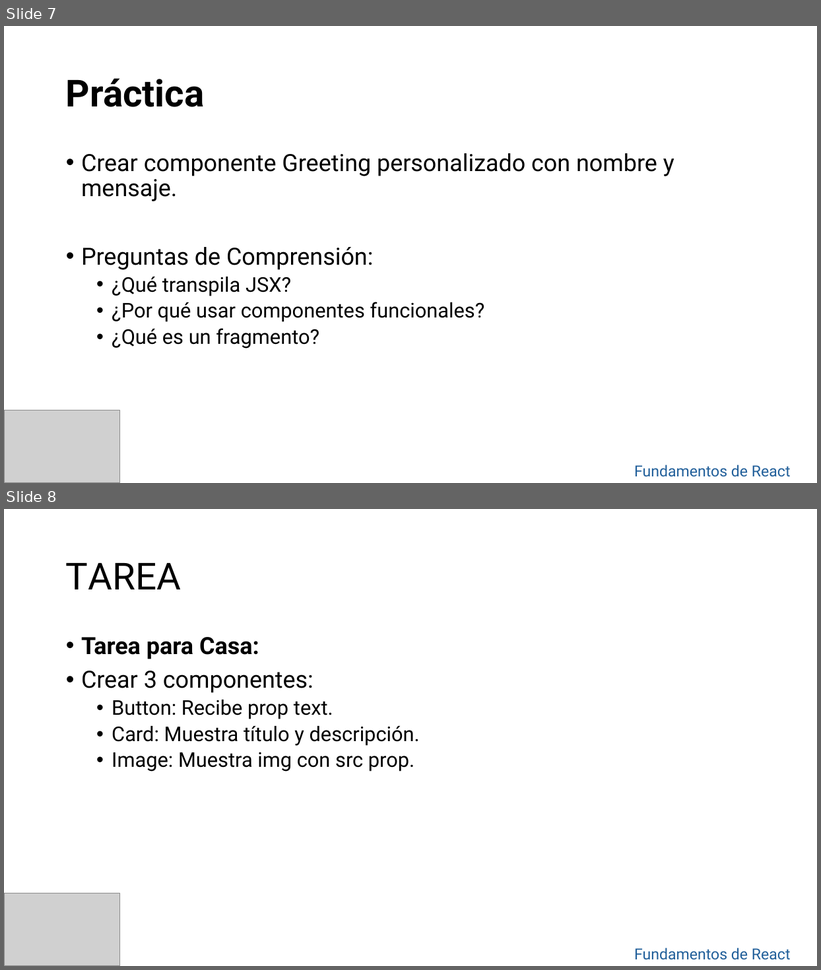
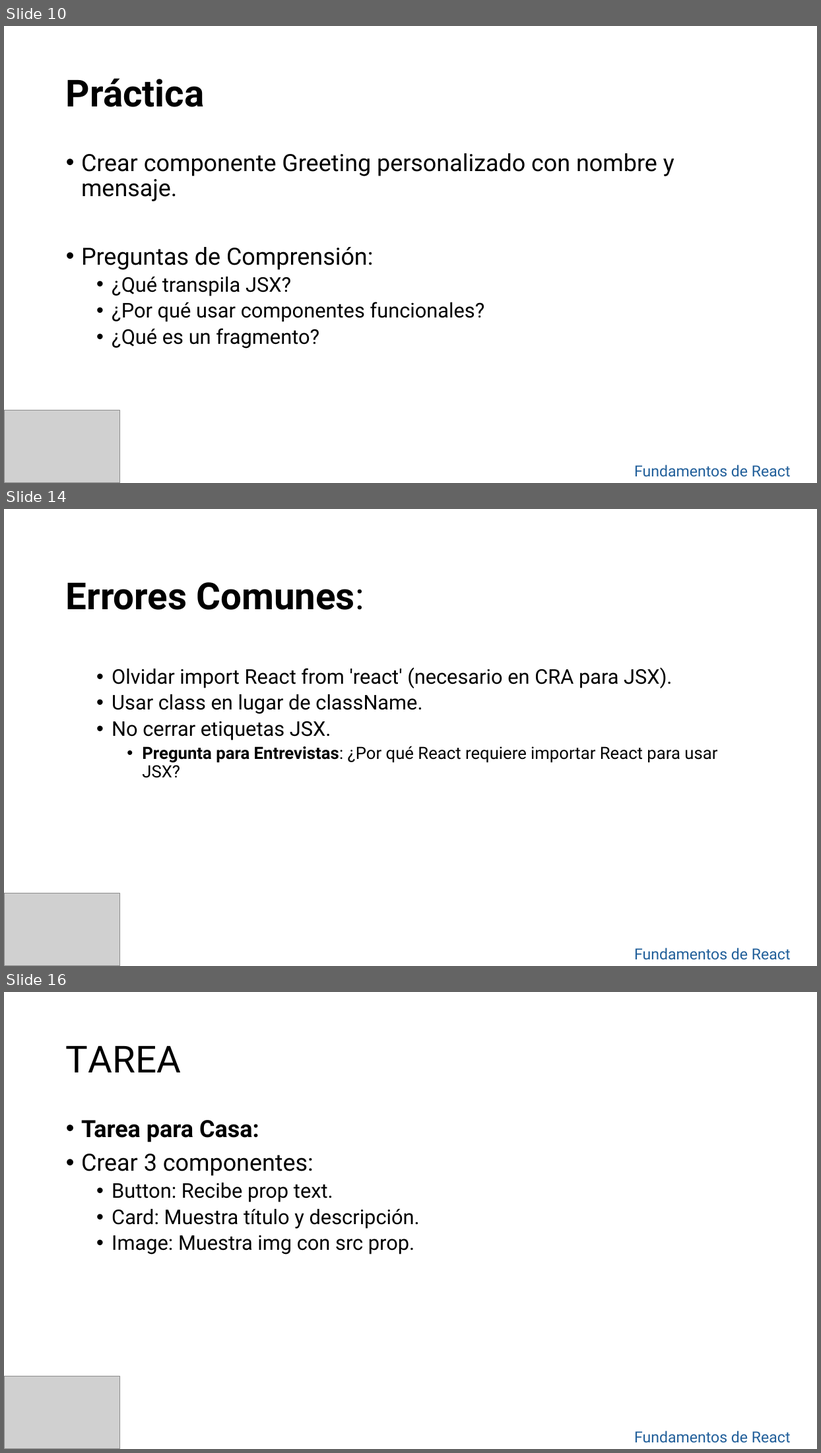
Before and after one commit to jompy31/Curso_react_2025, a slide deck: Clase 2.pptx. Shown one above the other, each under a label of ours: slides 7 and 8 before the commit, slides 10, 14 and 16 after it; the slides between them are not shown. The pictures are 821x970 and 821x1453 pixels, drawn with LibreOffice and Linux fonts; fonts in the diff are those of the drawing; grey boxes stand for pictures; background and template pictures are left out. Boxes give left, top, right and bottom in pixels: in the first picture for what was removed or moved away, otherwise in the second. Text is boxed around its words. In the diff, an @@ line names an element or a change of style, - is before the commit and + after.

```diff
--- a/Clase 2.pptx
+++ b/Clase 2.pptx
@@ slide 14 added at (4,509,817,966), background picture (left out) @@
@@ title added at (66,582,364,610), 44 pt, text #000000, bold @@
+Errores Comunes:
@@ text added at (112,667,717,778), 24 pt, text #000000 @@
+  • Olvidar import React from 'react' (necesario en CRA para JSX).
+  • Usar class en lugar de className.
+  • No cerrar etiquetas JSX.
+    • Pregunta para Entrevistas: ¿Por qué React requiere importar React para usar JSX?
@@ picture added at (4,893,120,966) @@
@@ text added at (634,948,791,960), 18 pt, text #215F9A @@
+Fundamentos de React
@@ what was slide 7 is now slide 10 @@
@@ what was slide 8 is now slide 16 @@
```
Also in this commit, not shown: 4 slides changed, 8 other slides added, 28 other files.
